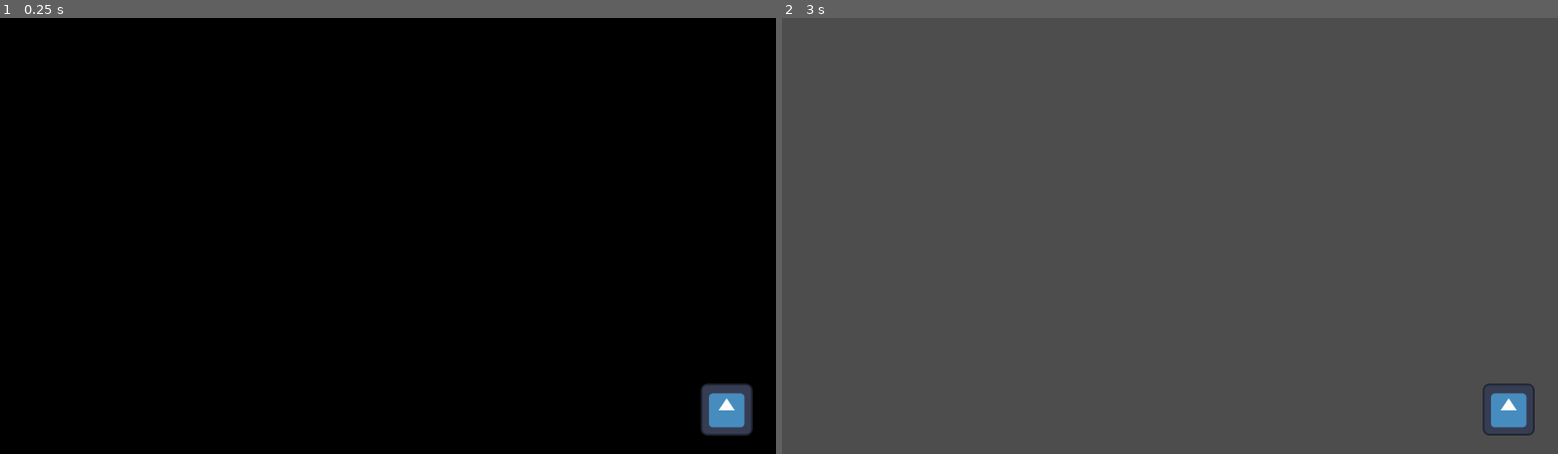
Above: before the commit, frames 1-2 (left to right).
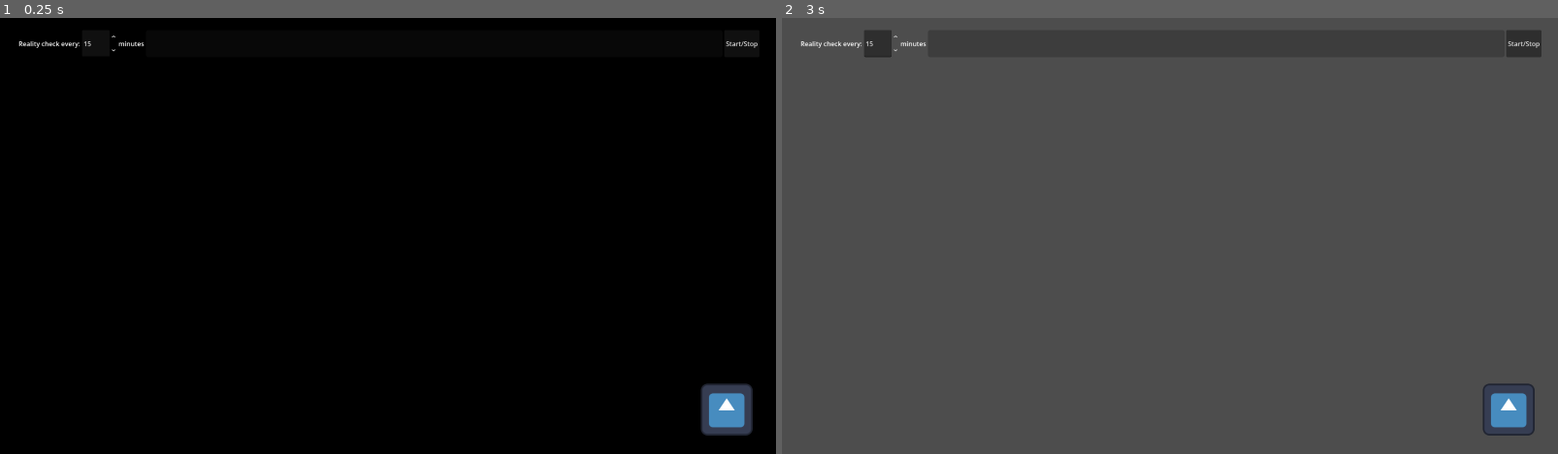
Above: after the commit, the same moments.

Repository: m0rd0rs/adhd-pet
Game: Godot game, scene res://node_2d.tscn
Two runs of this game, one before a commit and one after it. Both use one fixed random seed, a clock stepped at 60 frames per second and the inputs below. The engine's default icon, where the game draws it, is replaced by a stand-in: a white triangle on a blue panel in a dark square.
Inputs (mouse positions are in pixels of both pictures, inside the frame that each line leads up to):
- Up to frame 1 (0.25 s): no input
- Up to frame 2 (3 s): click (1526, 44) at 0.5 s, where only the run after the commit has a clickable "Start/Stop"; click (1526, 44) at 1.25 s, where only the run after the commit has a clickable "Start/Stop"; click (1526, 44) at 2 s, where only the run after the commit has a clickable "Start/Stop"; tap Enter at 2.75 s; move the mouse to (1511, 410) at 2.77 s; click (1511, 410) at 2.92 s

The runs differ from the first frame. In frame 1, 0.1% of the frame differs, in the area x 2-98%, y 4-8%; in frame 2, 0.5%, in the area x 2-98%, y 2-9%.

Commit message:
Add a simple reality check counter.

Diff:
--- a/node_2d.tscn
+++ b/node_2d.tscn
@@ -2,11 +2,12 @@
 
 [ext_resource type="Script" uid="uid://ddounavjicruc" path="res://node_2d.gd" id="1_0e48y"]
 [ext_resource type="Texture2D" uid="uid://el3gdny7adw0" path="res://icon.svg" id="2_epypp"]
+[ext_resource type="PackedScene" uid="uid://clwdv7k6kbqqq" path="res://ui.tscn" id="3_epypp"]
 
 [sub_resource type="RectangleShape2D" id="RectangleShape2D_0e48y"]
 size = Vector2(124, 124)
 
-[node name="Node2D" type="Node2D" unique_id=769144320]
+[node name="ADHD pet" type="Node2D" unique_id=769144320]
 script = ExtResource("1_0e48y")
 
 [node name="Sprite2D" type="Sprite2D" parent="." unique_id=1785164922]
@@ -19,4 +20,6 @@
 position = Vector2(0, -1)
 shape = SubResource("RectangleShape2D_0e48y")
 
+[node name="UI" parent="." unique_id=1708106587 instance=ExtResource("3_epypp")]
+
 [connection signal="input_event" from="Sprite2D/Area2D" to="." method="_on_pet_clicked"]
--- /dev/null
+++ b/ui.tscn
@@ -0,0 +1,35 @@
+[gd_scene format=3 uid="uid://clwdv7k6kbqqq"]
+
+[node name="UI" type="CanvasLayer" unique_id=1708106587]
+
+[node name="Dinger" type="HBoxContainer" parent="." unique_id=1843404344]
+offset_left = 46.0
+offset_top = 30.0
+offset_right = 1879.0
+offset_bottom = 97.0
+alignment = 1
+
+[node name="Label" type="Label" parent="Dinger" unique_id=936602680]
+layout_mode = 2
+text = "Reality check every:"
+
+[node name="Minutes" type="SpinBox" parent="Dinger" unique_id=1733854408]
+layout_mode = 2
+min_value = 1.0
+value = 15.0
+rounded = true
+
+[node name="Label2" type="Label" parent="Dinger" unique_id=1267280492]
+layout_mode = 2
+text = "minutes"
+
+[node name="Visual Minutes" type="ProgressBar" parent="Dinger" unique_id=180547244]
+layout_mode = 2
+size_flags_horizontal = 3
+size_flags_vertical = 1
+rounded = true
+show_percentage = false
+
+[node name="ToggleRealityBtn" type="Button" parent="Dinger" unique_id=1862287391]
+layout_mode = 2
+text = "Start/Stop"
